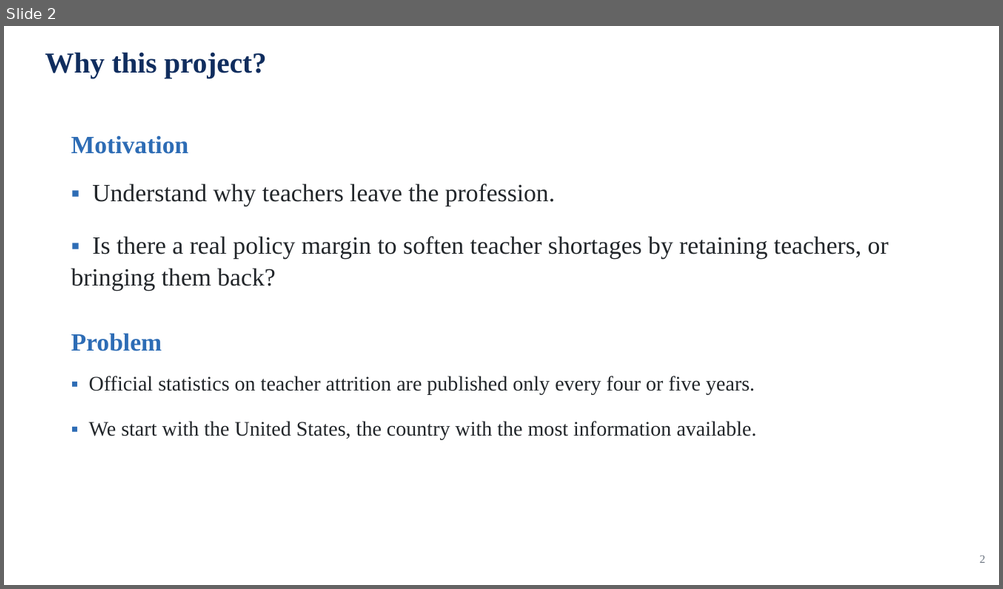
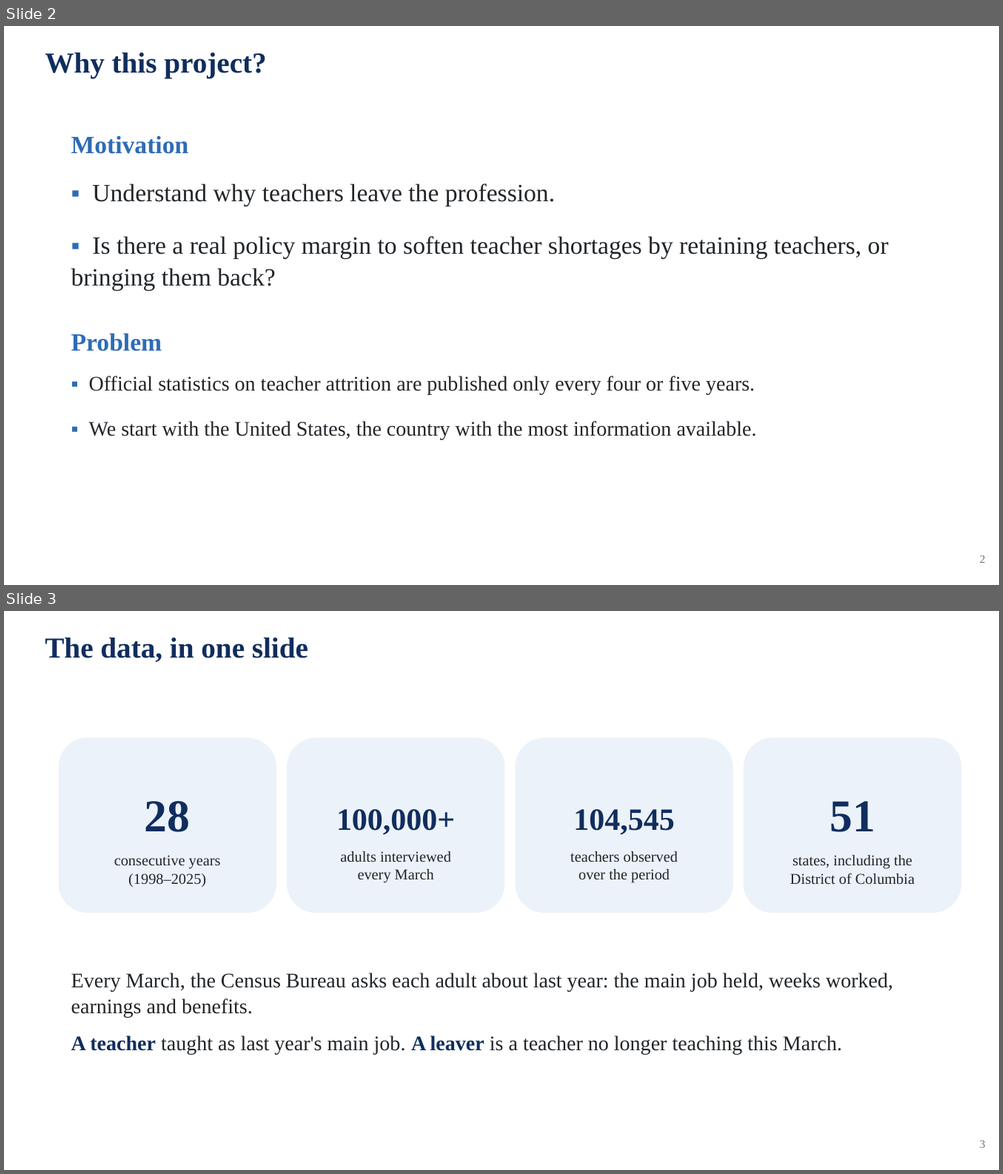
Before and after one commit to jedr1-ship-it/Alternative-Pathways----Quant, a slide deck: report/data_cluster/Proyect_US_policy.pptx. Shown one above the other, each under a label of ours: slide 2 before the commit, slides 2 and 3 after it. The pictures are 1003x589 and 1003x1174 pixels, drawn with LibreOffice and Linux fonts; fonts in the diff are those of the drawing. Boxes give left, top, right and bottom in pixels: in the first picture for what was removed or moved away, otherwise in the second. Text is boxed around its words. In the diff, an @@ line names an element or a change of style, - is before the commit and + after.

```diff
--- a/report/data_cluster/Proyect_US_policy.pptx
+++ b/report/data_cluster/Proyect_US_policy.pptx
@@ slide 3 added at (4,611,999,1170), background #FFFFFF @@
@@ text added at (45,637,308,662), 28 pt, text #102D5E, bold @@
+The data, in one slide
@@ rounded rectangle added at (59,738,276,913), fill #ECF2F9, 14.5 pt, text #212529 @@
+28
+consecutive years
+(1998–2025)
@@ rounded rectangle added at (287,738,505,913), fill #ECF2F9, 14.5 pt, text #212529 @@
+100,000+
+adults interviewed
+every March
@@ rounded rectangle added at (515,738,733,913), fill #ECF2F9, 14.5 pt, text #212529 @@
+104,545
+teachers observed
+over the period
@@ rounded rectangle added at (743,738,962,913), fill #ECF2F9, 14.5 pt, text #212529 @@
+51
+states, including the
+District of Columbia
@@ text added at (71,973,893,1055), 20 pt, text #212529 @@
+Every March, the Census Bureau asks each adult about last year: the main job held, weeks worked, earnings and benefits.
+A teacher taught as last year's main job. A leaver is a teacher no longer teaching this March.
@@ text added at (979,1141,985,1148), 11 pt, text #6B7480 @@
+3
```
Also in this commit, not shown: 11 slides changed, 2 other slides added, 1 slide removed, 6 other files.
